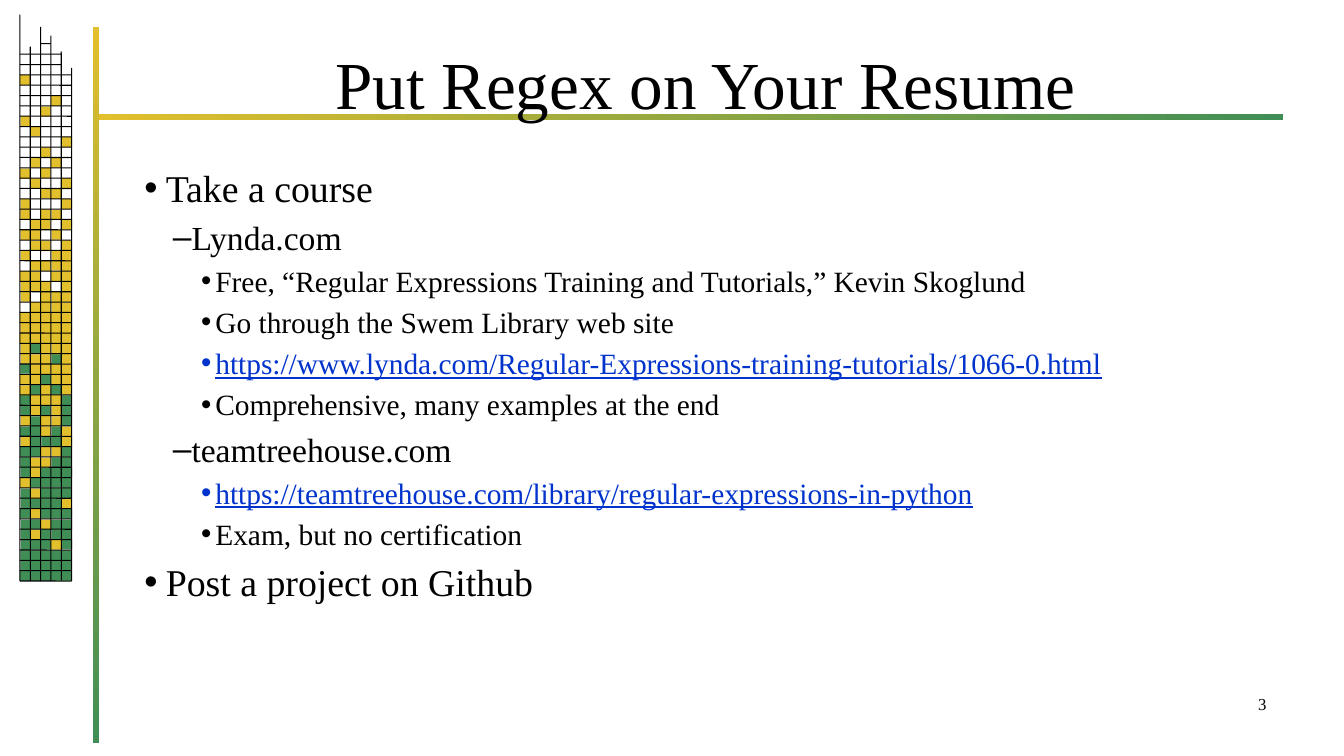
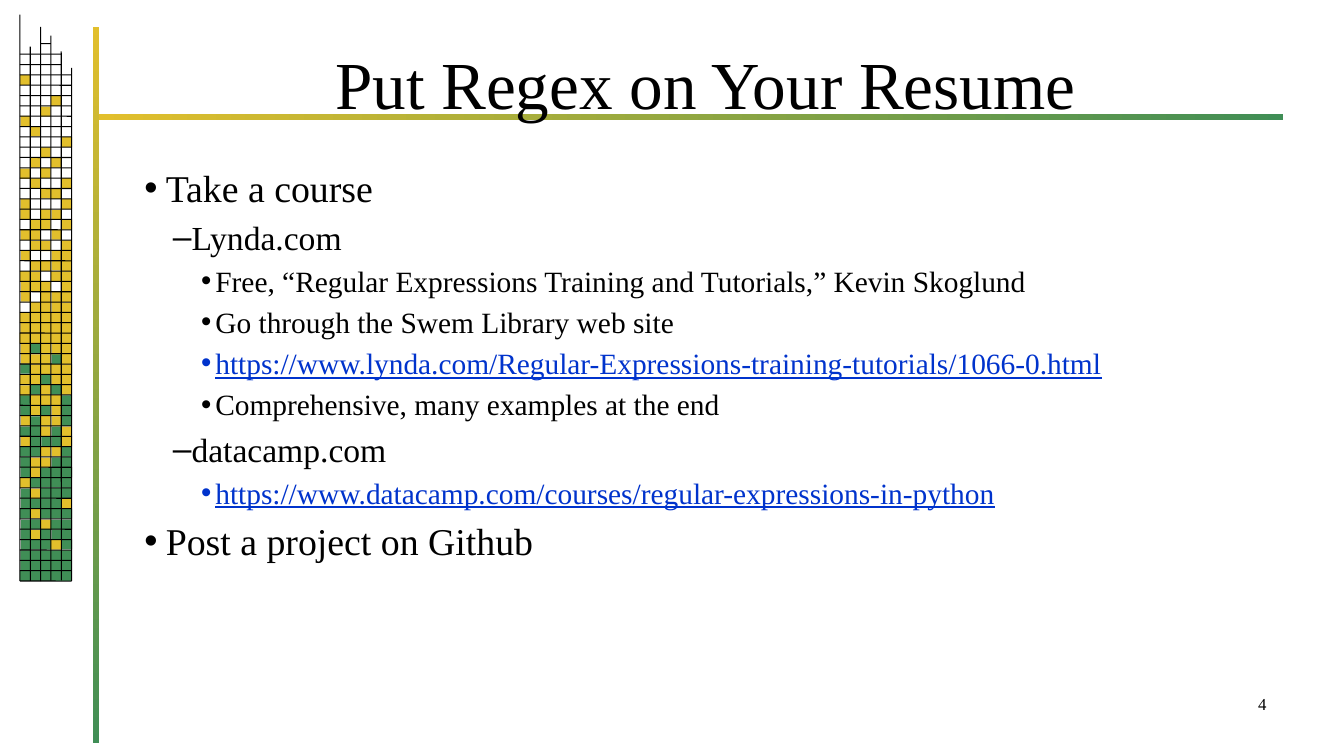
Before and after one commit to jrb28/regexSession, a slide deck: slide 4 of RegularExpressions(Regex).pptx (slide 3 before the commit). Drawn at 1344x756 pixels with LibreOffice and Linux fonts; fonts in the diff are those of the drawing; background and template pictures are left out. Boxes give left, top, right and bottom in pixels: in the first picture for what was removed or moved away, otherwise in the second. Text is boxed around its words. In the diff, an @@ line names an element or a change of style, - is before the commit and + after.

```diff
--- a/RegularExpressions(Regex).pptx
+++ b/RegularExpressions(Regex).pptx
@@ text at (192, 438, 994, 510): text changed @@
-  – teamtreehouse.com
-    • https://teamtreehouse.com/library/regular-expressions-in-python
-    • Exam, but no certification
+  – datacamp.com
+    • https://www.datacamp.com/courses/regular-expressions-in-python
@@ page number at (1258, 699, 1266, 710): text changed @@
-3
+4
```
Also in this commit, not shown: 1 slide added.
